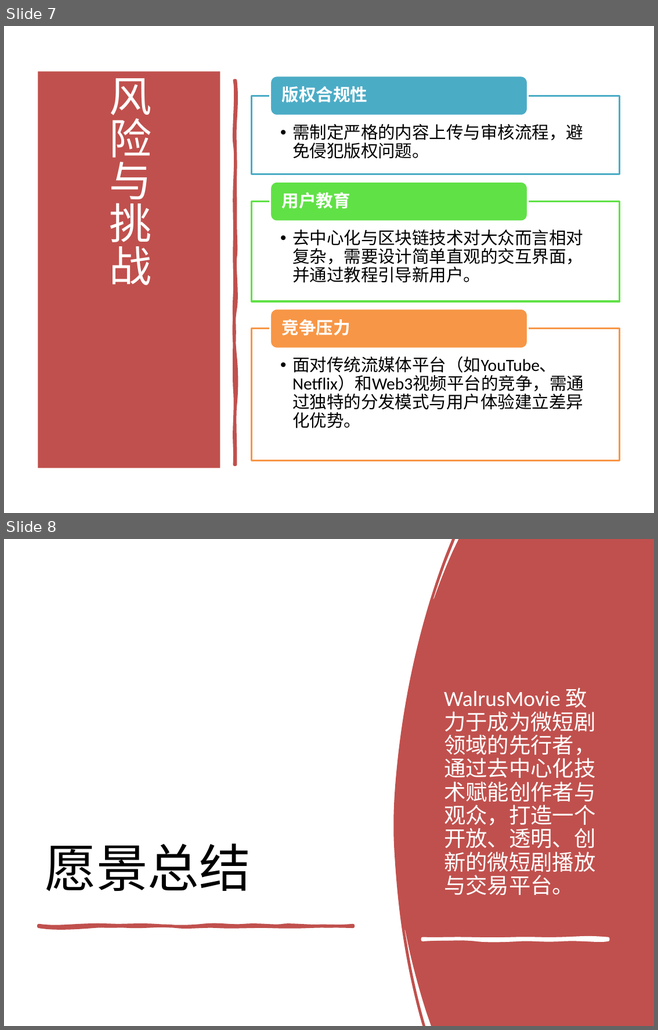
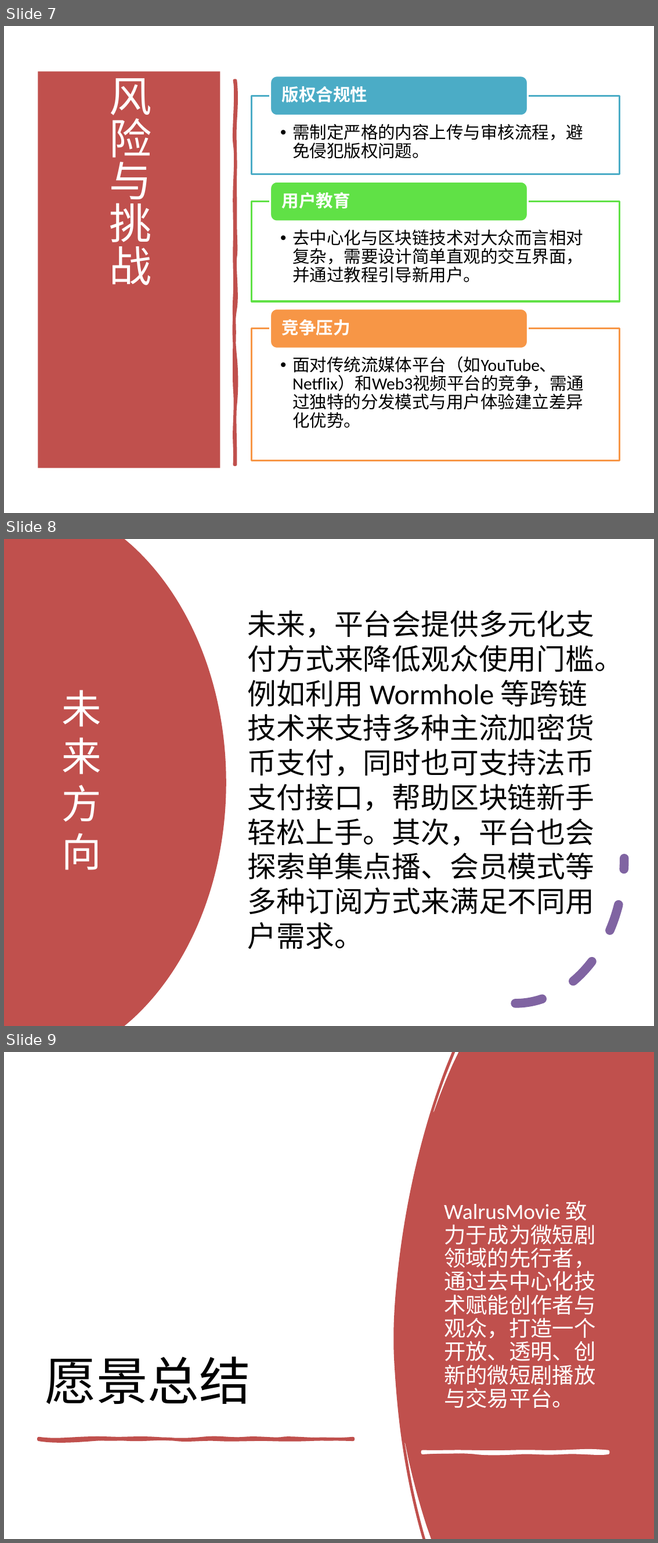
Before and after one commit to croal99/walrus-video, a slide deck: doc/WalrusMovie_Presentation.pptx. Shown one above the other, each under a label of ours: slides 7 and 8 before the commit, slides 7, 8 and 9 after it. The pictures are 658x1030 and 658x1543 pixels, drawn with LibreOffice and Linux fonts; fonts in the diff are those of the drawing. Boxes give left, top, right and bottom in pixels: in the first picture for what was removed or moved away, otherwise in the second. Text is boxed around its words. In the diff, an @@ line names an element or a change of style, - is before the commit and + after.

```diff
--- a/doc/WalrusMovie_Presentation.pptx
+++ b/doc/WalrusMovie_Presentation.pptx
@@ slide 8 added at (4,539,654,1026), background #FFFFFF @@
@@ freeform shape added at (4,539,226,1026), fill #C0504D @@
@@ text added at (248,610,623,949), 32 pt, text #000000 @@
+未来，平台会提供多元化支付方式来降低观众使用门槛。例如利用 Wormhole 等跨链技术来支持多种主流加密货币支付，同时也可支持法币支付接口，帮助区块链新手轻松上手。其次，平台也会探索单集点播、会员模式等多种订阅方式来满足不同用户需求。
@@ title added at (62,690,101,870), 44 pt, text #FFFFFF @@
+未来方向
@@ arc (boxed as its full ellipse) added at (406,714,623,1004), outline #8064A2 10 pt dashed @@
@@ what was slide 8 is now slide 9 @@
```
Also in this commit, not shown: 1 slide changed, 1 other file.
